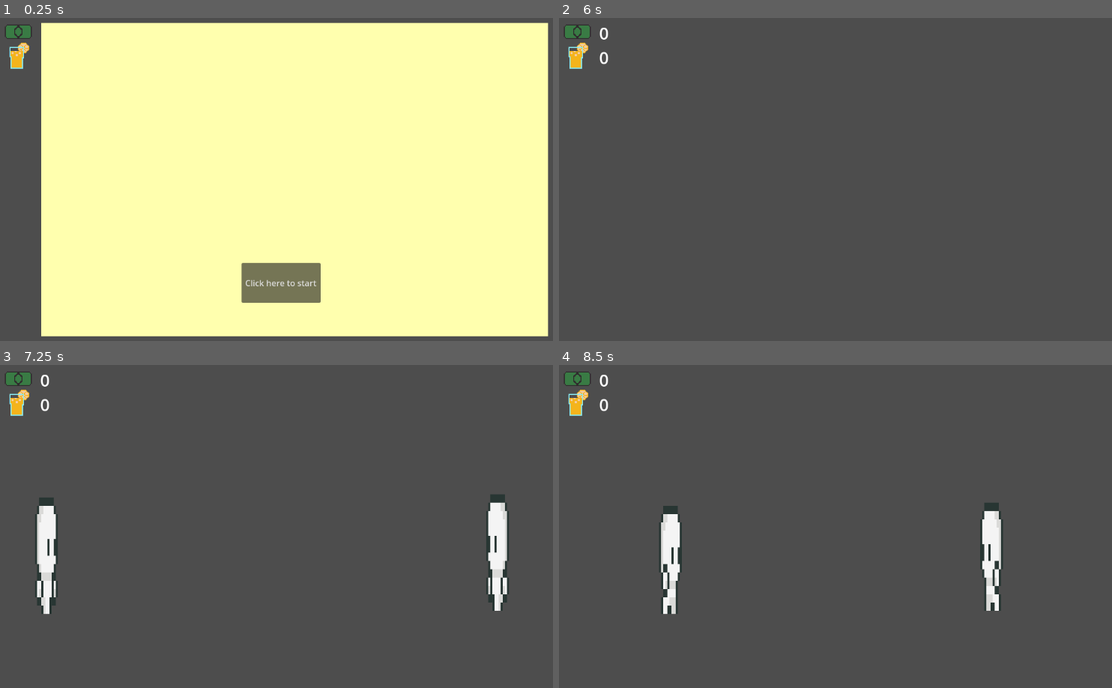
Above: before the commit, frames 1-4 (two rows, left to right).
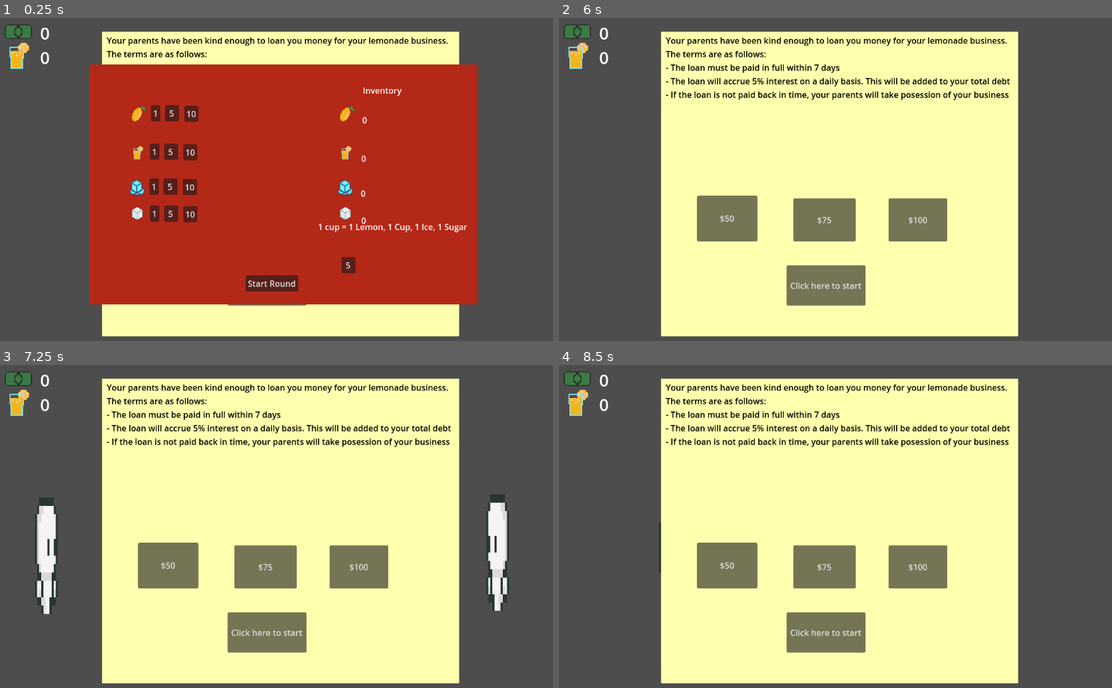
Above: after the commit, the same moments.

Repository: Jrees98/GMTK24
Game: Godot game, scene res://Scenes/main.tscn
Same seed, same stepped clock (60 frames per second), same inputs: the game is played once before the commit and once after it.
Inputs (mouse positions are in pixels of both pictures, inside the frame that each line leads up to):
- Up to frame 1 (0.25 s): no input
- Up to frame 2 (6 s): click (724, 218) at 0.5 s, where only the run after the commit has a clickable "$50"; click (824, 221) at 1.25 s, where only the run after the commit has a clickable "$75"; click (918, 221) at 2 s, where only the run after the commit has a clickable "$100"; click (713, 111) at 2.75 s, where only the run after the commit has a clickable "1"; click (730, 111) at 3.5 s, where only the run after the commit has a clickable "5"; click (752, 114) at 4.25 s, where only the run after the commit has a clickable "10"; click (907, 266) at 5 s, where only the run after the commit has a clickable "5"; click "Click here to start" at 5.75 s
- Up to frame 3 (7.25 s): tap Enter at 6.5 s
- Up to frame 4 (8.5 s): no input

The runs differ from the first frame. In frame 1, 77% of the frame differs, in the area x 7-100%, y 1-99%; in frame 2, 61%; in frame 3, 61%; in frame 4, 61%.

Commit message:
dynamic buttons

Diff:
--- a/Scenes/main.tscn
+++ b/Scenes/main.tscn
@@ -1,10 +1,15 @@
-[gd_scene load_steps=6 format=3 uid="uid://b48k7ome4d88h"]
+[gd_scene load_steps=11 format=3 uid="uid://b48k7ome4d88h"]
 
 [ext_resource type="Script" path="res://Scripts/main.gd" id="1_yitt0"]
 [ext_resource type="PackedScene" uid="uid://c5jraoq5jrtmo" path="res://Scenes/spawner.tscn" id="4_ix7xf"]
+[ext_resource type="Texture2D" uid="uid://dxuia0p3svfly" path="res://Assets/Untitled 10.png" id="6_0syao"]
+[ext_resource type="PackedScene" uid="uid://k4cev62oe85r" path="res://item.tscn" id="6_x1x7r"]
 [ext_resource type="Texture2D" uid="uid://cirr2fc83dkmh" path="res://Assets/Untitled 11.png" id="6_y5hbf"]
 [ext_resource type="Texture2D" uid="uid://d2ow732tkkb8u" path="res://Assets/dollar.png" id="7_dq44a"]
 [ext_resource type="PackedScene" uid="uid://cp2poy83r85ie" path="res://Scenes/exit_area.tscn" id="7_u6c5t"]
+[ext_resource type="PackedScene" uid="uid://empr3fx3ecca" path="res://Scenes/make_lemonade.tscn" id="8_dqkwq"]
+[ext_resource type="Texture2D" uid="uid://bntyosts55lrc" path="res://Assets/Untitled 13.png" id="8_oib8b"]
+[ext_resource type="Texture2D" uid="uid://cr6adtfc1fgn7" path="res://Assets/Untitled 14.png" id="9_c5dqx"]
 
 [node name="Main" type="Node2D" groups=["customers", "lemons"]]
 script = ExtResource("1_yitt0")
@@ -28,6 +33,7 @@
 texture = ExtResource("6_y5hbf")
 
 [node name="Lemonade" type="Label" parent="."]
+process_mode = 3
 offset_left = 83.0
 offset_top = 65.0
 offset_right = 370.0
@@ -41,6 +47,7 @@
 texture = ExtResource("7_dq44a")
 
 [node name="Dollars" type="Label" parent="."]
+process_mode = 3
 offset_left = 83.0
 offset_top = 18.0
 offset_right = 193.0
@@ -52,17 +59,140 @@
 process_mode = 2
 
 [node name="ColorRect" type="ColorRect" parent="StartScreen"]
-offset_left = 85.0
-offset_top = 21.0
-offset_right = 1059.0
+offset_left = 202.0
+offset_top = 38.0
+offset_right = 888.0
 offset_bottom = 623.0
 color = Color(1, 1, 0.682353, 1)
 
 [node name="StartGame" type="Button" parent="StartScreen"]
-offset_left = 470.0
-offset_top = 482.0
-offset_right = 622.0
-offset_bottom = 559.0
+offset_left = 443.0
+offset_top = 487.0
+offset_right = 595.0
+offset_bottom = 564.0
 text = "Click here to start"
 
+[node name="Borrow50" type="Button" parent="StartScreen"]
+offset_left = 271.0
+offset_top = 353.0
+offset_right = 387.0
+offset_bottom = 441.0
+text = "$50"
+
+[node name="Borrow75" type="Button" parent="StartScreen"]
+offset_left = 456.0
+offset_top = 358.0
+offset_right = 576.0
+offset_bottom = 441.0
+text = "$75"
+
+[node name="Borrow100" type="Button" parent="StartScreen"]
+offset_left = 639.0
+offset_top = 358.0
+offset_right = 752.0
+offset_bottom = 441.0
+text = "$100"
+
+[node name="TutorialText" type="Label" parent="StartScreen"]
+offset_left = 211.0
+offset_top = 43.0
+offset_right = 873.0
+offset_bottom = 170.0
+theme_override_colors/font_color = Color(0, 0, 0, 1)
+text = "Your parents have been kind enough to loan you money for your lemonade business.
+The terms are as follows:
+- The loan must be paid in full within 7 days
+- The loan will accrue 5% interest on a daily basis. This will be added to your total debt
+- If the loan is not paid back in time, your parents will take posession of your business"
+
+[node name="Shop" type="CanvasLayer" parent="."]
+process_mode = 2
+
+[node name="ColorRect" type="ColorRect" parent="Shop"]
+offset_left = 177.0
+offset_top = 101.0
+offset_right = 924.0
+offset_bottom = 562.0
+color = Color(0.705882, 0.156863, 0.0941176, 1)
+
+[node name="Lemons" parent="Shop" instance=ExtResource("6_x1x7r")]
+position = Vector2(272, 195)
+texture = ExtResource("6_0syao")
+quantity_1 = 1
+price_1 = 1
+quantity_2 = 5
+price_2 = 5
+quantity_3 = 10
+price_3 = 10
+inventory_item_texture = ExtResource("6_0syao")
+item_type = "lemons"
+
+[node name="Cups" parent="Shop" instance=ExtResource("6_x1x7r")]
+position = Vector2(270, 269)
+texture = ExtResource("6_y5hbf")
+quantity_1 = 1
+price_1 = 1
+quantity_2 = 5
+price_2 = 5
+quantity_3 = 10
+price_3 = 10
+inventory_item_texture = ExtResource("6_y5hbf")
+item_type = "cups"
+
+[node name="Ice" parent="Shop" instance=ExtResource("6_x1x7r")]
+position = Vector2(269, 336)
+texture = ExtResource("8_oib8b")
+quantity_1 = 1
+price_1 = 1
+quantity_2 = 5
+price_2 = 5
+quantity_3 = 10
+price_3 = 10
+inventory_item_texture = ExtResource("8_oib8b")
+item_type = "ice"
+
+[node name="Sugar" parent="Shop" instance=ExtResource("6_x1x7r")]
+position = Vector2(270, 388)
+texture = ExtResource("9_c5dqx")
+quantity_1 = 1
+price_1 = 1
+quantity_2 = 5
+price_2 = 5
+quantity_3 = 10
+price_3 = 10
+inventory_item_texture = ExtResource("9_c5dqx")
+item_type = "sugar"
+
+[node name="Start_Round" type="Button" parent="Shop"]
+offset_left = 478.0
+offset_top = 506.0
+offset_right = 579.0
+offset_bottom = 537.0
+text = "Start Round"
+
+[node name="InventoryTag" type="Label" parent="Shop"]
+offset_left = 703.0
+offset_top = 139.0
+offset_right = 778.0
+offset_bottom = 162.0
+text = "Inventory"
+
+[node name="Recipie" type="Label" parent="Shop"]
+offset_left = 617.0
+offset_top = 401.0
+offset_right = 904.0
+offset_bottom = 424.0
+text = "1 cup = 1 Lemon, 1 Cup, 1 Ice, 1 Sugar"
+
+[node name="MakeLemonade" parent="Shop" instance=ExtResource("8_dqkwq")]
+offset_left = 662.0
+offset_top = 471.0
+offset_right = 689.0
+offset_bottom = 502.0
+amount_to_make = 5
+
 [connection signal="pressed" from="StartScreen/StartGame" to="." method="_on_start_game_pressed"]
+[connection signal="pressed" from="StartScreen/Borrow50" to="." method="_on_borrow_50_pressed"]
+[connection signal="pressed" from="StartScreen/Borrow75" to="." method="_on_borrow_75_pressed"]
+[connection signal="pressed" from="StartScreen/Borrow100" to="." method="_on_borrow_100_pressed"]
+[connection signal="pressed" from="Shop/Start_Round" to="." method="_on_start_round_pressed"]
--- /dev/null
+++ b/Scenes/make_lemonade.gd
@@ -0,0 +1,20 @@
+extends Button
+
+@export var amount_to_make : int
+# Called when the node enters the scene tree for the first time.
+func _ready():
+	$".".text = str(amount_to_make)
+
+
+# Called every frame. 'delta' is the elapsed time since the previous frame.
+func _process(delta):
+	pass
+
+
+func _on_pressed():
+	if amount_to_make <= Global.lemons and amount_to_make <= Global.ice and amount_to_make <= Global.cups and amount_to_make <= Global.sugar:
+		Global.cups_of_lemonade += amount_to_make
+		Global.lemons -= amount_to_make
+		Global.ice -= amount_to_make
+		Global.cups -= amount_to_make
+		Global.sugar -= amount_to_make
--- /dev/null
+++ b/Scenes/make_lemonade.tscn
@@ -0,0 +1,12 @@
+[gd_scene load_steps=2 format=3 uid="uid://empr3fx3ecca"]
+
+[ext_resource type="Script" path="res://Scenes/make_lemonade.gd" id="1_5x4jl"]
+
+[node name="MakeLemonade" type="Button"]
+process_mode = 3
+offset_right = 27.0
+offset_bottom = 20.0
+text = "1"
+script = ExtResource("1_5x4jl")
+
+[connection signal="pressed" from="." to="." method="_on_pressed"]
--- a/Scripts/Global.gd
+++ b/Scripts/Global.gd
@@ -1,10 +1,18 @@
 extends Node
 
-var dollars := 0
+var dollars := 0.00
+var debt_amount := 0.00
+var lemonade_cost := 1.00
+
 var cups_of_lemonade := 0
 var customer_spawn_rate := 3.00
 var customer_move_speed = 100
-var lemonade_cost = 1
+
+var lemons : int
+var cups : int
+var ice : int
+var sugar : int
+
 
 # Called when the node enters the scene tree for the first time.
 func _ready():
--- a/Scripts/main.gd
+++ b/Scripts/main.gd
@@ -3,6 +3,8 @@
 
 # Called when the node enters the scene tree for the first time.
 func _ready():
+	$Dollars.text = "0"
+	$Lemonade.text = "0"
 	get_tree().paused = true
 
 
@@ -12,11 +14,26 @@
 	$Lemonade.text = str(Global.cups_of_lemonade)
 
 
+func _on_start_game_pressed():
+	$StartScreen.hide()
+	$Shop.show()
+
+func _on_borrow_50_pressed():
+	Global.debt_amount = 50
+	Global.dollars = 50
+	$Dollars.text = str(50)
+
+func _on_borrow_75_pressed():
+	Global.debt_amount = 75
+	Global.dollars = 75
+	$Dollars.text = str(75)
+
+func _on_borrow_100_pressed():
+	Global.debt_amount = 100
+	Global.dollars = 100
+	$Dollars.text = str(100)
 
 
-
-
-
-func _on_start_game_pressed():
+func _on_start_round_pressed():
 	get_tree().paused = false
-	$StartScreen.hide()
+	$Shop.hide()
--- /dev/null
+++ b/item.gd
@@ -0,0 +1,91 @@
+extends Sprite2D
+
+@export var quantity_1 : int
+@export var price_1 : int
+@export var quantity_2 : int
+@export var price_2 : int
+@export var quantity_3 : int
+@export var price_3 : int
+@export var inventory_item_texture : Texture2D
+@export var item_type : String
+
+@onready var dollars_node = get_node("/root/Main/Dollars")
+
+
+var item_quantity := 0
+
+func _ready():
+	$Quantity1.text = str(quantity_1)
+	$Quantity2.text = str(quantity_2)
+	$Quantity3.text = str(quantity_3)
+	$InventoryItem.texture = inventory_item_texture
+	$InventoryItem/ItemQuantity.text = str(item_quantity)
+
+func _physics_process(delta):
+	pass
+
+
+func _on_quantity_1_pressed():
+	if Global.dollars >= price_1:
+		Global.dollars -= price_1
+		dollars_node.text = str(Global.dollars)
+		if item_type == "lemons":
+			Global.lemons += quantity_1
+			$InventoryItem/ItemQuantity.text = str(Global.lemons)
+		elif item_type == "cups":
+			Global.cups += quantity_1
+			$InventoryItem/ItemQuantity.text = str(Global.cups)
+		elif item_type == "ice":
+			Global.ice += quantity_1
+			$InventoryItem/ItemQuantity.text = str(Global.ice)
+		elif item_type == "sugar":
+			Global.sugar += quantity_1
+			$InventoryItem/ItemQuantity.text = str(Global.sugar)
+	print("lemons " + str(Global.lemons))
+	print("cups " +  str(Global.cups))
+	print("ice " + str(Global.ice))
+	print("sugar " + str(Global.sugar))
+
+
+func _on_quantity_2_pressed():
+	if Global.dollars >= price_1:
+		Global.dollars -= price_2
+		dollars_node.text = str(Global.dollars)
+		if item_type == "lemons":
+			Global.lemons += quantity_2
+			$InventoryItem/ItemQuantity.text = str(Global.lemons)
+		elif item_type == "cups":
+			Global.cups += quantity_2
+			$InventoryItem/ItemQuantity.text = str(Global.cups)
+		elif item_type == "ice":
+			Global.ice += quantity_2
+			$InventoryItem/ItemQuantity.text = str(Global.ice)
+		elif item_type == "sugar":
+			Global.sugar += quantity_2
+			$InventoryItem/ItemQuantity.text = str(Global.sugar)
+	print("lemons " + str(Global.lemons))
+	print("cups " +  str(Global.cups))
+	print("ice " + str(Global.ice))
+	print("sugar " + str(Global.sugar))
+
+
+func _on_quantity_3_pressed():
+	if Global.dollars >= price_1:
+		Global.dollars -= price_3
+		dollars_node.text = str(Global.dollars)
+		if item_type == "lemons":
+			Global.lemons += quantity_3
+			$InventoryItem/ItemQuantity.text = str(Global.lemons)
+		elif item_type == "cups":
+			Global.cups += quantity_3
+			$InventoryItem/ItemQuantity.text = str(Global.cups)
+		elif item_type == "ice":
+			Global.ice += quantity_3
+			$InventoryItem/ItemQuantity.text = str(Global.ice)
+		elif item_type == "sugar":
+			Global.sugar += quantity_3
+			$InventoryItem/ItemQuantity.text = str(Global.sugar)
+	print("lemons " + str(Global.lemons))
+	print("cups " +  str(Global.cups))
+	print("ice " + str(Global.ice))
+	print("sugar " + str(Global.sugar))
--- /dev/null
+++ b/item.tscn
@@ -0,0 +1,43 @@
+[gd_scene load_steps=2 format=3 uid="uid://k4cev62oe85r"]
+
+[ext_resource type="Script" path="res://item.gd" id="1_sop4l"]
+
+[node name="Item" type="Sprite2D"]
+process_mode = 3
+script = ExtResource("1_sop4l")
+
+[node name="Quantity1" type="Button" parent="."]
+offset_left = 24.0
+offset_top = -16.0
+offset_right = 42.0
+offset_bottom = 15.0
+text = "1"
+
+[node name="Quantity2" type="Button" parent="."]
+offset_left = 51.0
+offset_top = -16.0
+offset_right = 78.0
+offset_bottom = 15.0
+text = "10
+"
+
+[node name="Quantity3" type="Button" parent="."]
+offset_left = 88.0
+offset_top = -15.0
+offset_right = 115.0
+offset_bottom = 16.0
+text = "50
+"
+
+[node name="InventoryItem" type="Sprite2D" parent="."]
+position = Vector2(400, 2.08165e-12)
+
+[node name="ItemQuantity" type="Label" parent="InventoryItem"]
+offset_left = 30.0
+offset_top = 1.0
+offset_right = 70.0
+offset_bottom = 24.0
+
+[connection signal="pressed" from="Quantity1" to="." method="_on_quantity_1_pressed"]
+[connection signal="pressed" from="Quantity2" to="." method="_on_quantity_2_pressed"]
+[connection signal="pressed" from="Quantity3" to="." method="_on_quantity_3_pressed"]
Binary file added: Assets/Untitled 13.png
Not shown, added: Assets/Untitled 13.png.import
Binary file added: Assets/Untitled 14.png
Not shown, added: Assets/Untitled 14.png.import
